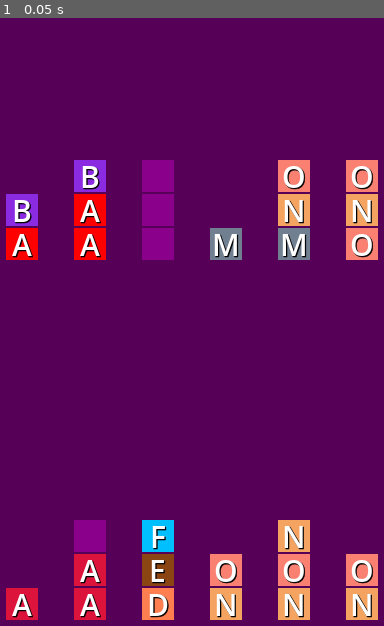
Above: before the commit, frame 1.
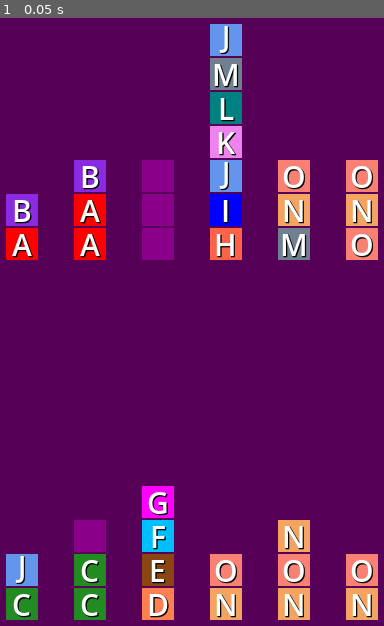
Above: after the commit, the same moment.

Repository: leguims/godot-color-sort-for-anna
Game: Godot game, scene res://Scenes/Plateau/plateau.tscn
Two runs of this game, one before a commit and one after it. Both use one fixed random seed, a clock stepped at 60 frames per second and the inputs below. This scene is started directly instead of the project's main scene.
Inputs:
- Up to frame 1 (0.05 s): no input

The runs differ from the first frame. In frame 1, 5.2% of the frame differs, in the area x 1-64%, y 0-100%.

Commit message:
Ajustement pour le jeton 'J' qui sortait de son carré.

Diff:
--- a/Scenes/Jeton/jeton.gd
+++ b/Scenes/Jeton/jeton.gd
@@ -5,14 +5,14 @@
 var jetons = {
 	0: ['A', Color('RED')],
 	1: ['B', Color('BLUE_VIOLET')],
-	3: ['C', Color('FOREST_GREEN')],
-	4: ['D', Color('CORAL')],
-	5: ['E', Color('SADDLE_BROWN')],
-	6: ['F', Color('DEEP_SKY_BLUE')],
-	7: ['G', Color('MAGENTA')],
-	8: ['H', Color('TOMATO')],
-	9: ['I', Color('BLUE')],
-	# ['J', Color('WEB_PURPLE')] # 'J' est hors cadre !
+	2: ['C', Color('FOREST_GREEN')],
+	3: ['D', Color('CORAL')],
+	4: ['E', Color('SADDLE_BROWN')],
+	5: ['F', Color('DEEP_SKY_BLUE')],
+	6: ['G', Color('MAGENTA')],
+	7: ['H', Color('TOMATO')],
+	8: ['I', Color('BLUE')],
+	9: ['J', Color('CORNFLOWER_BLUE')], # 'J' est hors cadre !
 	10: ['K', Color('VIOLET')],
 	11: ['L', Color('TEAL')],
 	12: ['M', Color('SLATE_GRAY')],
@@ -32,6 +32,8 @@
 	# Enregistrer les positions initiales
 	position_initiale_carre = $Carre.position
 	position_initiale_nom = $Nom.position
+	if false:
+		choisir_jeton(9)
 	while false:
 		for i in range(len(jetons)):
 			choisir_jeton(i)
@@ -49,6 +51,11 @@
 		couleur = jetons[indice_jeton][1]
 		$Carre.color = couleur
 		$Nom.text = nom
+		if nom == 'J':
+			# La lettre 'J' sort de son carré
+			var font_size = $Nom.get_theme_font_size("font_size")
+			$Nom.add_theme_font_size_override("font_size", font_size - 2)
+			position_initiale_nom.y -= 3
 
 func choisir_position(position : Vector2) -> void:
 	$Carre.set_position(position_initiale_carre + position)
--- a/Scenes/Plateau/plateau.gd
+++ b/Scenes/Plateau/plateau.gd
@@ -10,17 +10,21 @@
 		#creer_un_plateau( [ range(4), range(2,6), range(2,4) ] )
 		decoder_pile('AABC')
 		decoder_pile('ABCG')
-		var plateau = decoder_plateau("ABC.AAB.CC .   ")
+		var plateau #= decoder_plateau("ABC.AAB.CC .   ")
 		#creer_un_plateau(plateau)
 
 		# Sleep
 		#await get_tree().create_timer(10.0).timeout
 		#effacer_le_plateau()
 
-		plateau = decoder_plateau("ABC.AAB.CC .   .EFG.MNOMNONONONONO")
+		#plateau = decoder_plateau("ABC.AAB.CC .   .EFG.MNOMNONONONONO")
 		#creer_un_plateau(plateau)
 
-		plateau = decoder_plateau("AB.C.AAB.CC .   .EFG.M.NO.MNO.NON.ONO.NO")
+		# Sleep
+		#await get_tree().create_timer(10.0).timeout
+		#effacer_le_plateau()
+
+		plateau = decoder_plateau("AB.CJ.AAB.CC .   .DEFG.HIJKLMJ.NO.MNO.NON.ONO.NO")
 		creer_un_plateau(plateau)
 		var scr_size = DisplayServer.screen_get_size()
 		var win_size = DisplayServer.window_get_size()
--- a/project.godot
+++ b/project.godot
@@ -10,7 +10,8 @@
 
 [application]
 
-config/name="godot_color_wood_sort"
+config/name="godot color wood sort"
+config/description="Jeu de tri de jeton de couleurs."
 run/main_scene="res://Scenes/Jeton/jeton.tscn"
 config/features=PackedStringArray("4.3", "GL Compatibility")
 config/icon="res://icon.svg"
